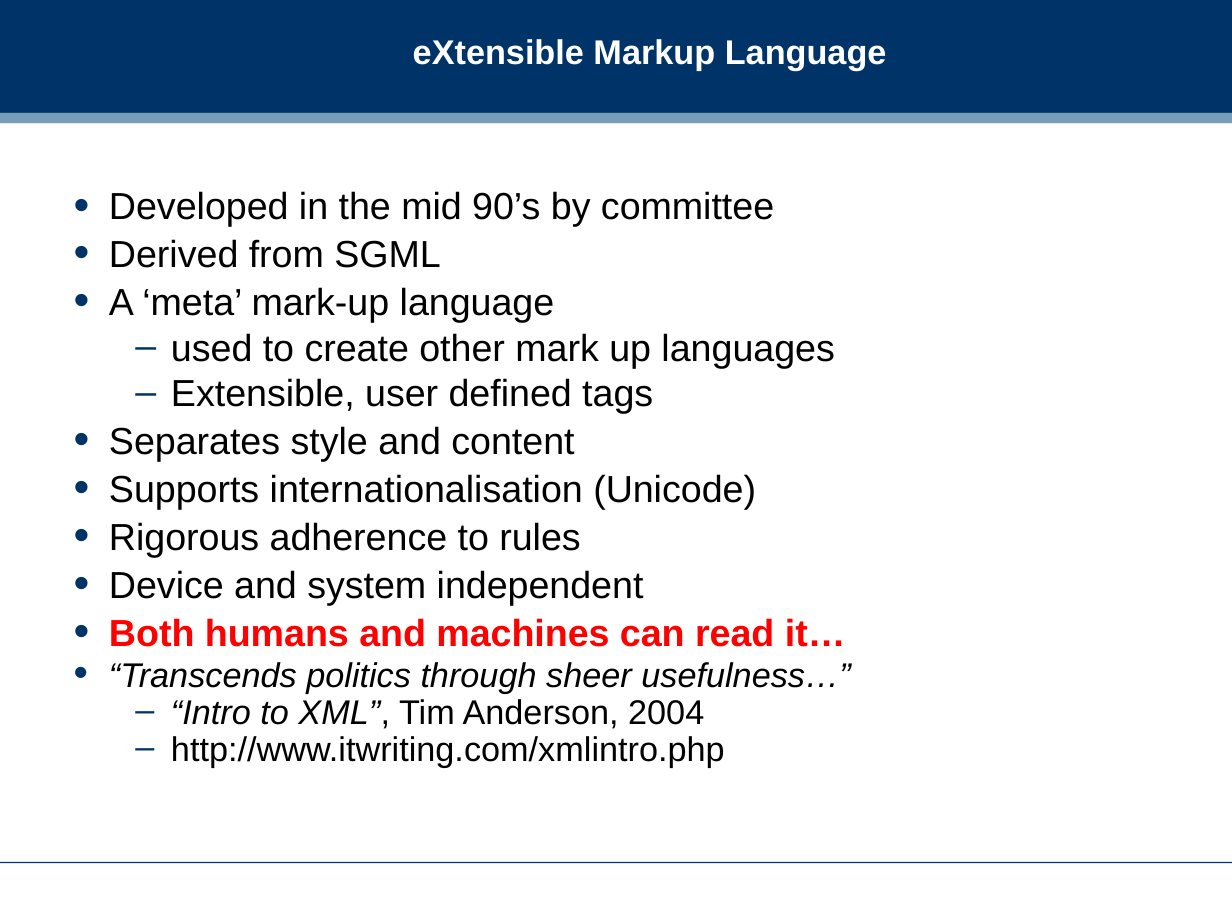
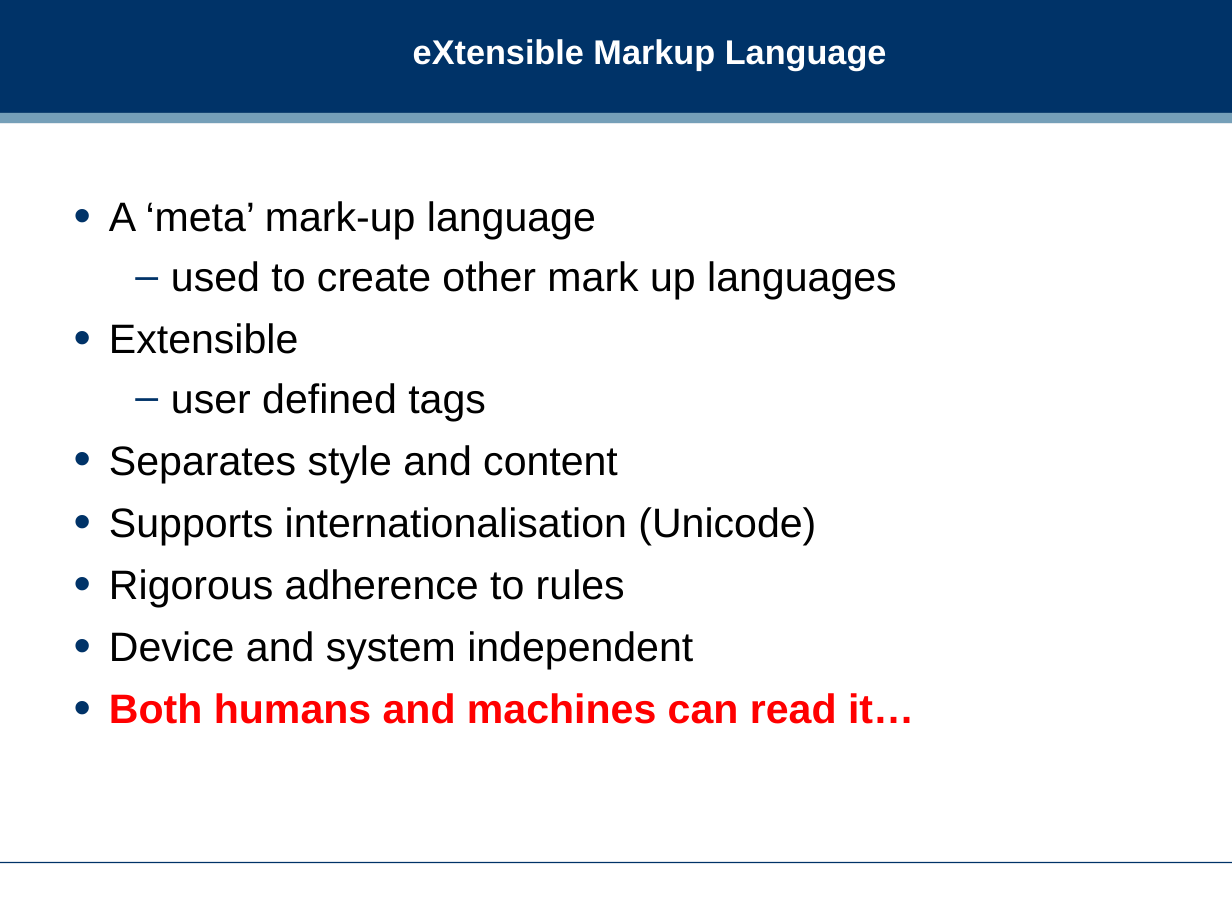
Before and after one commit to dreamind/ix, a slide deck: slide 8 of lectures/representing-data/xml.ppt (slide 7 before the commit). Drawn at 1232x924 pixels with LibreOffice and Linux fonts; fonts in the diff are those of the drawing; background and template pictures are left out. Boxes give left, top, right and bottom in pixels: in the first picture for what was removed or moved away, otherwise in the second. Text is boxed around its words. In the diff, an @@ line names an element or a change of style, - is before the commit and + after.

```diff
--- a/lectures/representing-data/xml.ppt
+++ b/lectures/representing-data/xml.ppt
@@ text at (109,191,774,268): paragraphs removed @@
-• Developed in the mid 90’s by committee
-• Derived from SGML
@@ text at (109,201,914,724): size 22 to 24 pt in "A ‘meta’ mark-up language", "used to create other mark up languages", "Separates style and content", "Supports internationalisation (Unicode)" and 3 more places; line spacing 0.8 to 1 @@
@@ text at (109,323,486,421): text changed; size 22 to 24 pt @@
-  – Extensible, user defined tags
+• Extensible
+  – user defined tags
@@ text at (109,662,850,768): paragraphs removed @@
-• “Transcends politics through sheer usefulness…”
-  – “Intro to XML”, Tim Anderson, 2004
-  – http://www.itwriting.com/xmlintro.php
```
Also in this commit, not shown: 9 other slides changed, 4 slides added, 2 slides removed.
